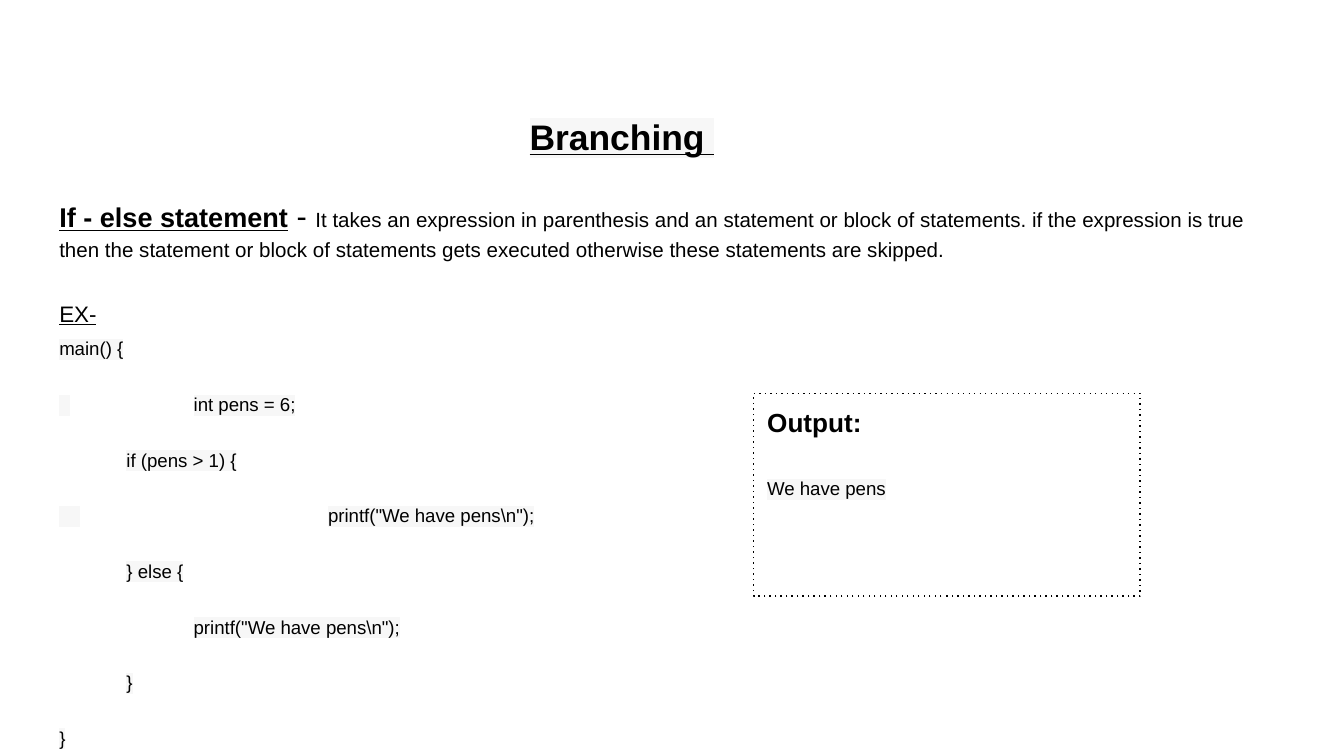
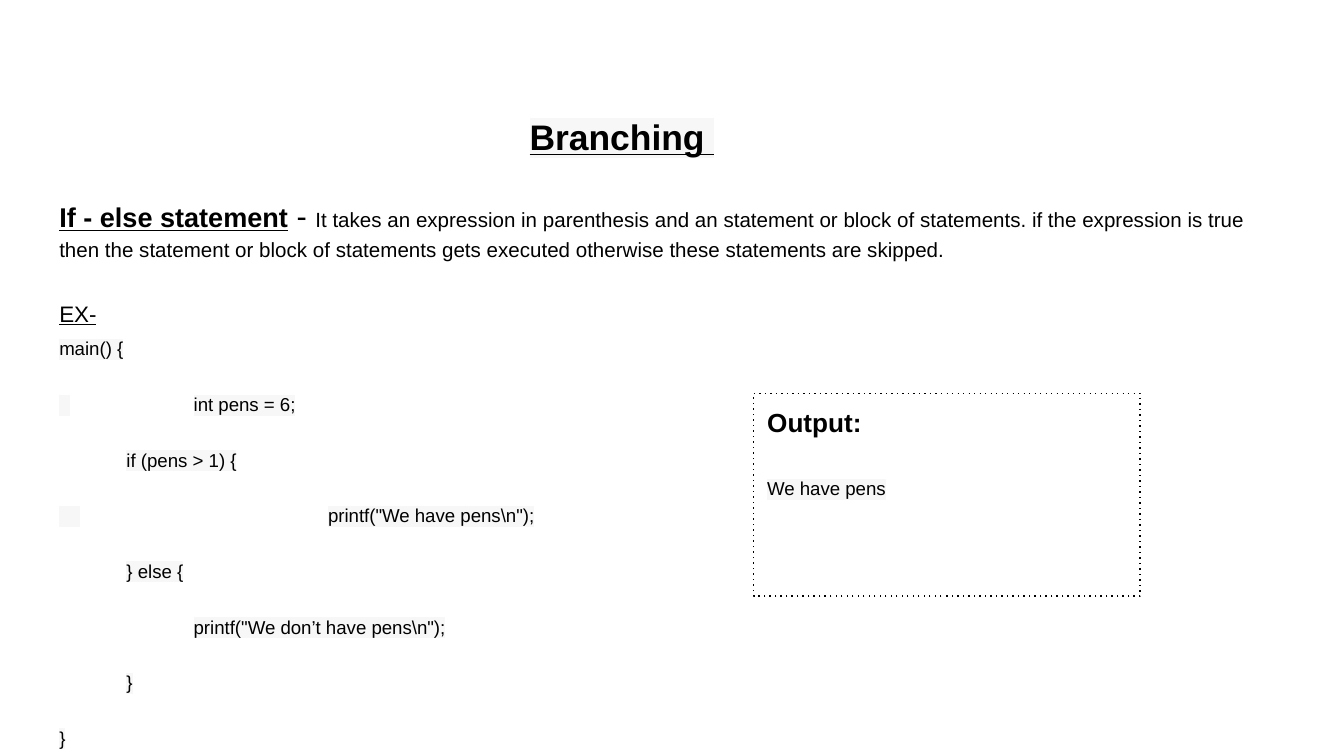
Before and after one commit to ramitgarg/Learnings-for-students, a slide deck: slide 4 of C Laguage/C training-part2.pptx. Drawn at 1344x756 pixels with LibreOffice and Linux fonts; fonts in the diff are those of the drawing. Boxes give left, top, right and bottom in pixels: in the first picture for what was removed or moved away, otherwise in the second. Text is boxed around its words. In the diff, an @@ line names an element or a change of style, - is before the commit and + after.

```diff
--- a/C Laguage/C training-part2.pptx
+++ b/C Laguage/C training-part2.pptx
@@ title at [194, 620, 446, 638]: text changed @@
-printf("We have pens\n");
+printf("We don’t have pens\n");
```
Also in this commit, not shown: 2 other slides changed, 4 slides added.
